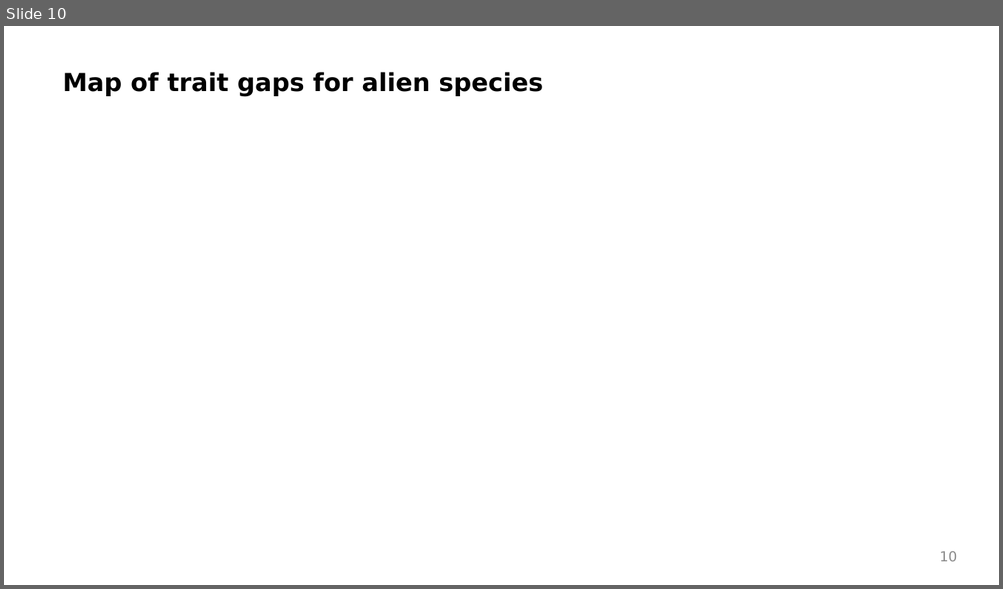
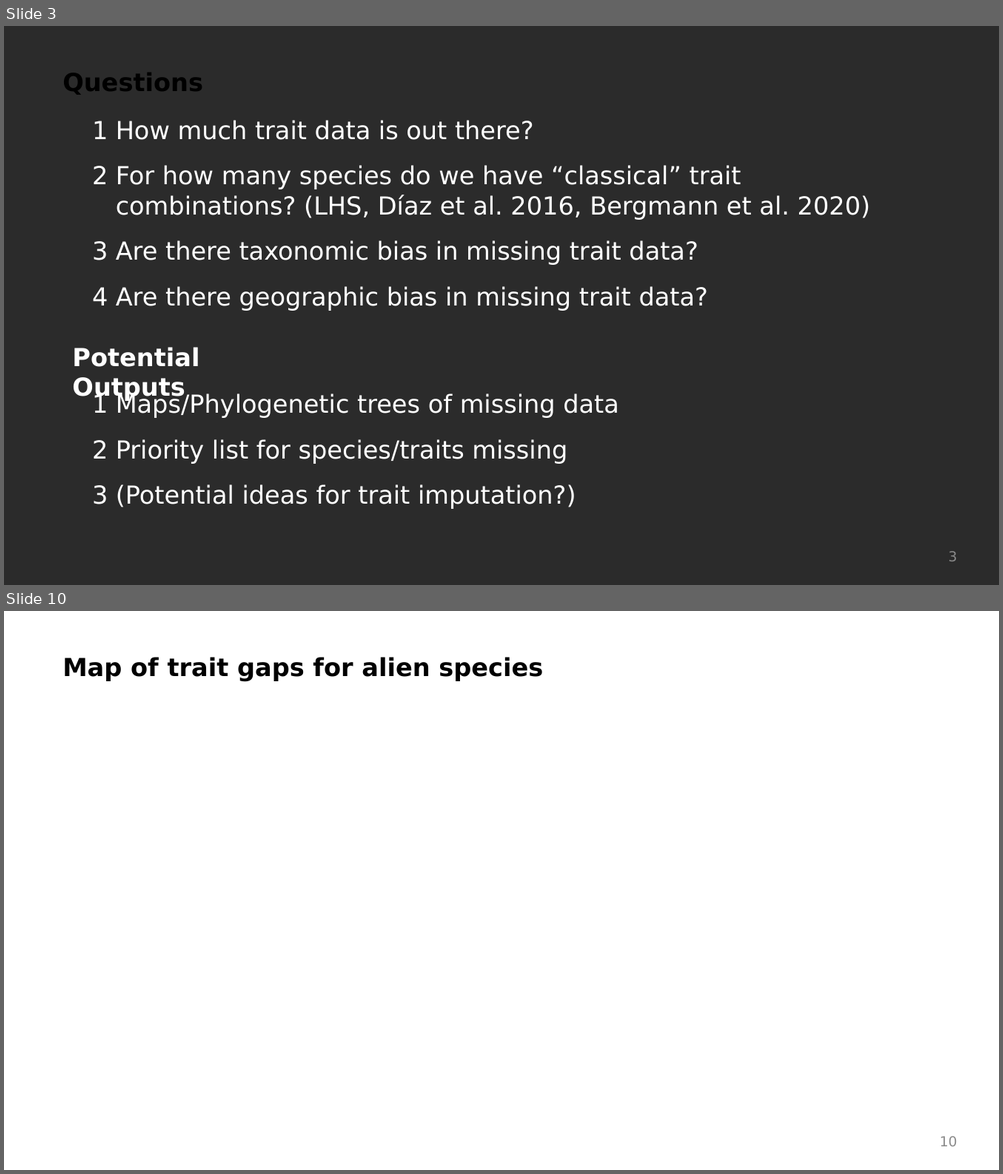
Before and after one commit to Rekyt/alientraitgaps, a slide deck: inst/presentations/202201_aliens_results_summary.odp. Shown one above the other, each under a label of ours: slide 10 before the commit, slides 3 and 10 after it; the slides between them are not shown. The pictures are 1003x589 and 1003x1174 pixels, drawn with LibreOffice and Linux fonts; fonts in the diff are those of the drawing; background and template pictures are left out; a plain dark background stands for a picture behind light text. Boxes give left, top, right and bottom in pixels: in the first picture for what was removed or moved away, otherwise in the second. Text is boxed around its words. In the diff, an @@ line names an element or a change of style, - is before the commit and + after.

```diff
--- a/inst/presentations/202201_aliens_results_summary.odp
+++ b/inst/presentations/202201_aliens_results_summary.odp
@@ slide 3 added at <box>4,26,999,585</box>, background picture (left out) @@
@@ text added at <box>62,73,203,94</box>, 18 pt, text #000000, bold @@
+Questions
@@ text added at <box>116,120,871,311</box>, 18 pt, text #FFFFFF @@
+1 How much trait data is out there?
+2 For how many species do we have “classical” trait combinations? (LHS, Díaz et al. 2016, Bergmann et al. 2020)
+3 Are there taxonomic bias in missing trait data?
+4 Are there geographic bias in missing trait data?
@@ text added at <box>72,347,199,401</box>, 18 pt, text #FFFFFF, bold @@
+Potential Outputs
@@ text added at <box>116,393,619,509</box>, 18 pt, text #FFFFFF @@
+1 Maps/Phylogenetic trees of missing data
+2 Priority list for species/traits missing
+3 (Potential ideas for trait imputation?)
@@ page number added at <box>948,551,957,562</box>, 10 pt, text #8B8B8B @@
+3
```
Also in this commit, not shown: 2 slides changed, 7 other slides added, 7 slides removed, 2 other files.
